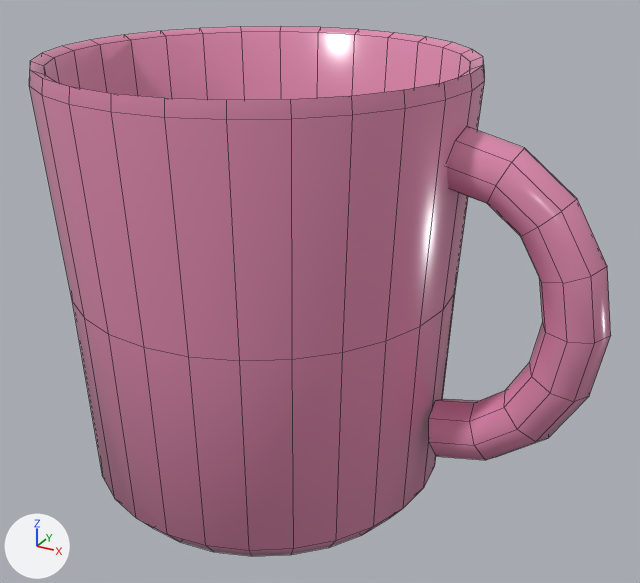
One commit to the FBX model UnityFrontend/Mika/Assets/Mika/Art/Room/Models/prop/mug.fbx: the scene before it, then after it.
Rendered twice from a camera (50 mm lens) standing at (0.0855, -0.1576, 0.1267) and looking at (-0.0007, -0.0008, 0.0483). Arrows for +X, +Y and +Z are at lower left; the lights stay in place. The older version comes first. Mesh edges are drawn as thin lines. Where no turn or scale is listed for an object, it has been applied to the vertices.

Names of what the first picture shows: 'mug'.
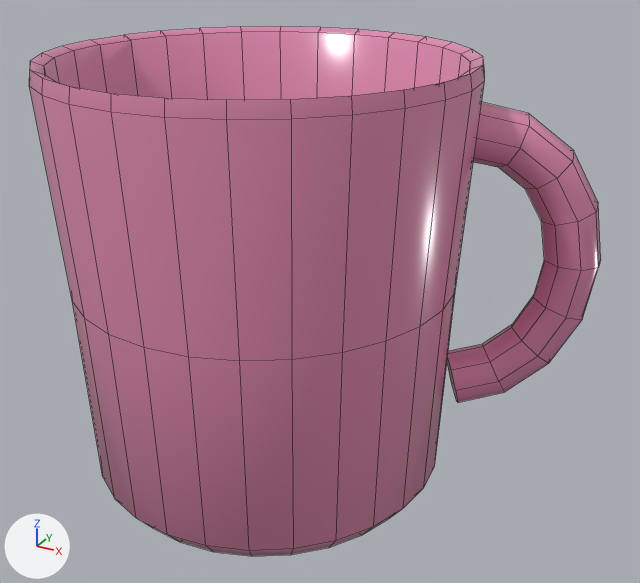
The newer file is also turned or shifted as a whole; pictures and numbers use the older file's frame.

The change, as a diff of the scene's bpy script:
```diff
--- a/UnityFrontend/Mika/Assets/Mika/Art/Room/Models/prop/mug.fbx.py
+++ b/UnityFrontend/Mika/Assets/Mika/Art/Room/Models/prop/mug.fbx.py
@@ me_mug @@
 # used by ob_mug; location = (0.0, 0.0, 0.0)
-me_mug.from_pydata(...)  # 348 vertices, 390 faces; spans x -0.0613..0.0612, y -0.046..0.046, z 0.0..0.098
+me_mug.from_pydata(...)  # 348 vertices, 390 faces; spans x -0.0613..0.0514, y -0.046..0.046, z 0.0..0.098
+# me_mug part 1: the loose piece of 226 vertices spanning x -0.0613..0.0307, y -0.046..0.046, z 0.0..0.098 is turned -180 degrees about the z axis through its middle
+# me_mug part 2: the loose piece of 72 vertices spanning x 0.0273..0.0612, y -0.0065..0.0065, z 0.0157..0.0883 is turned 30.4 degrees about the z axis through its middle, then moved by (-0.0082, 0.0301, 0.0)
+# other edits to the shape of me_mug do not show in these pictures
 me_mug.materials.append(mat_m_ceramicpink)
```

Pixel boxes [x1, y1, x2, y2] of what changed, in the pictures (640 x 583 px; the box of a moved part takes in the faces that stretch with it):
'mug', reshaped: before [29, 27, 611, 556]; after [29, 27, 601, 556]
part 1 of me_mug, moved or reshaped: [92, 35, 482, 460] in both
part 2 of me_mug, moved or reshaped: before [429, 126, 611, 460]; after [447, 102, 601, 402]
